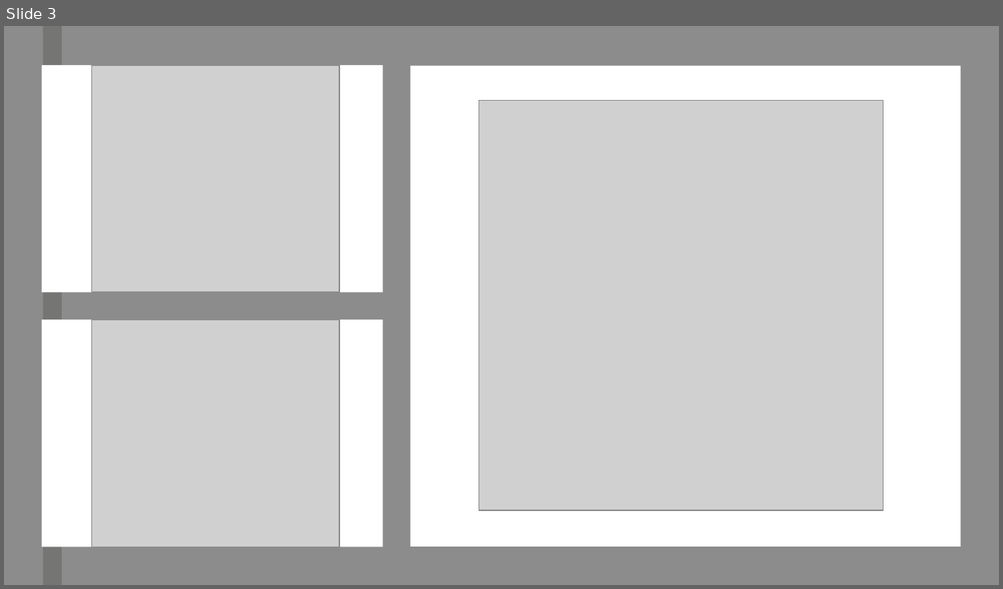
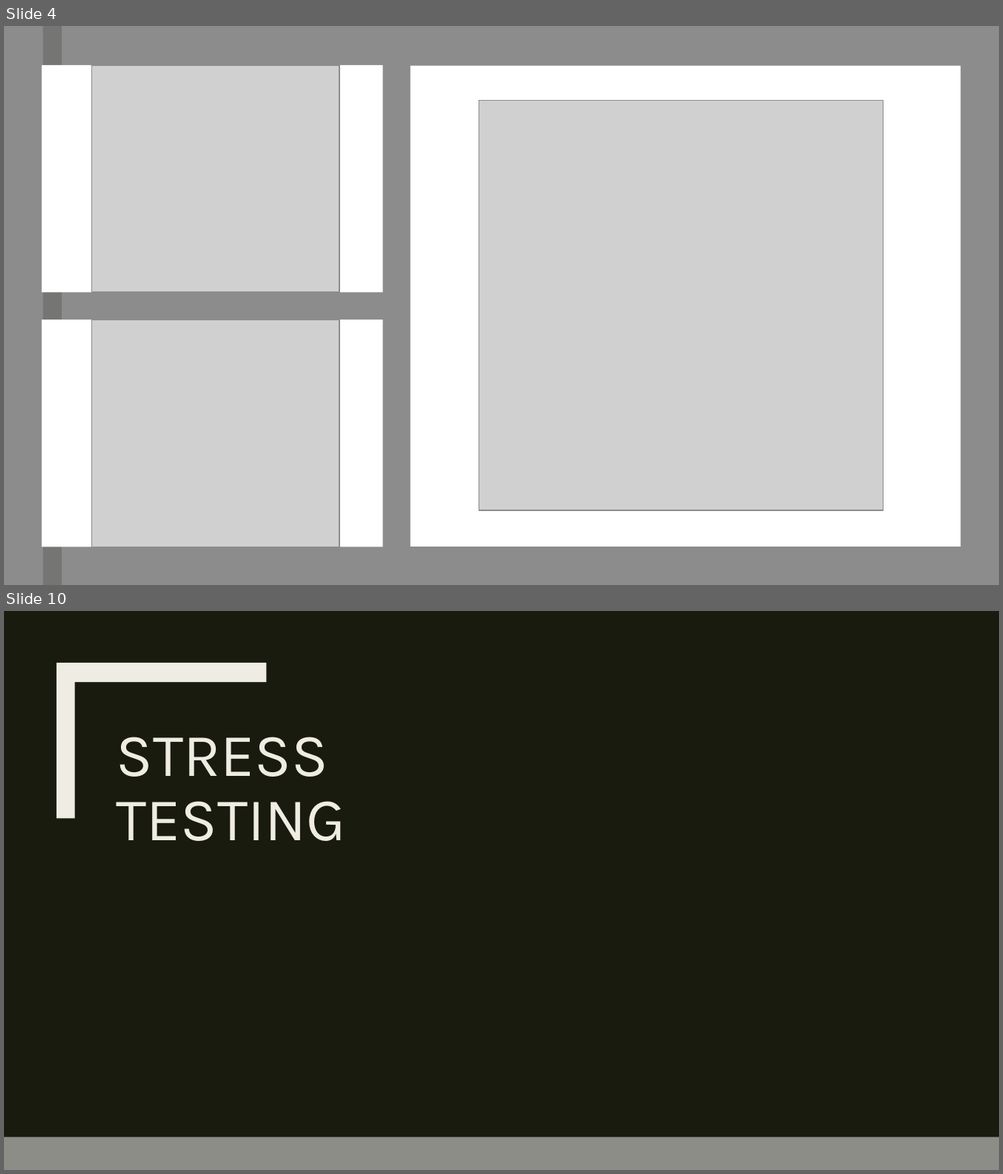
Before and after one commit to 7UsmanS/Java-TetrisTest-master, a slide deck: Java-TetrisTest-master/documentation/Presentation - Group.pptx. Shown one above the other, each under a label of ours: slide 3 before the commit, slides 4 and 10 after it; the slides between them are not shown. The pictures are 1003x589 and 1003x1174 pixels, drawn with LibreOffice and Linux fonts; fonts in the diff are those of the drawing; grey boxes stand for pictures. Boxes give left, top, right and bottom in pixels: in the first picture for what was removed or moved away, otherwise in the second. Text is boxed around its words. In the diff, an @@ line names an element or a change of style, - is before the commit and + after.

```diff
--- a/Java-TetrisTest-master/documentation/Presentation - Group.pptx
+++ b/Java-TetrisTest-master/documentation/Presentation - Group.pptx
@@ slide 10 added at [4,611,999,1170], background #191B0E @@
@@ rectangle added at [4,611,999,1170], fill #191B0E @@
@@ rectangle added at [42,611,62,1170], fill #EFEDE3 @@
@@ freeform shape added at [57,663,267,819], fill #EFEDE3 @@
@@ title added at [116,737,346,841], 44 pt, text #EFEDE3 @@
+STRESS TESTING
@@ rectangle added at [4,1137,999,1170], fill #8C8D86 @@
@@ what was slide 3 is now slide 4 @@
```
Also in this commit, not shown: 2 slides changed, 6 other slides added, 2 slides removed.
